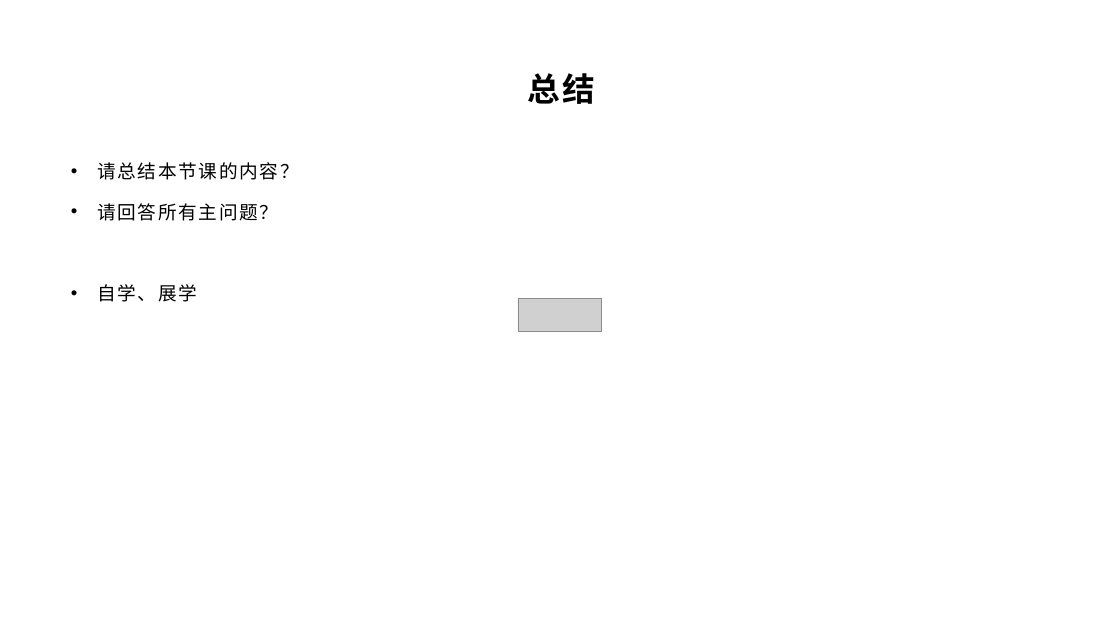
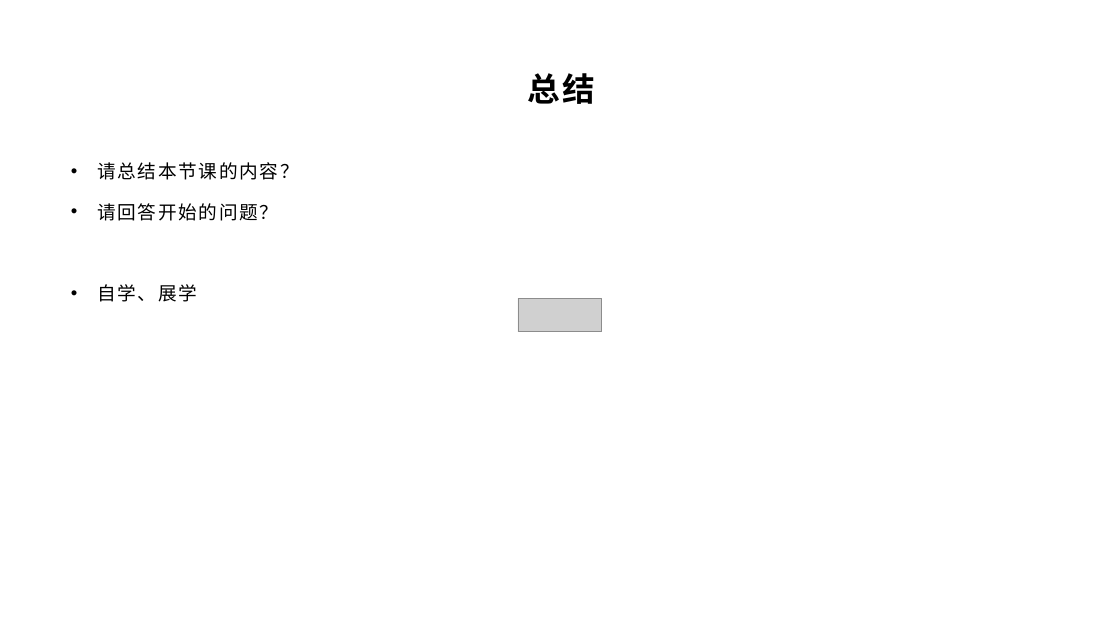
Before and after one commit to yyc-git/DeepLearningEdu, a slide deck: slide 31 of lessons/8_conv_layer_forward/ppt/卷积神经网络与卷积层的前向传播推导.pptx (slide 33 before the commit). Drawn at 1120x630 pixels with LibreOffice and Linux fonts; fonts in the diff are those of the drawing; grey boxes stand for pictures; background and template pictures are left out. Boxes give left, top, right and bottom in pixels: in the first picture for what was removed or moved away, otherwise in the second. Text is boxed around its words. In the diff, an @@ line names an element or a change of style, - is before the commit and + after.

```diff
--- a/lessons/8_conv_layer_forward/ppt/卷积神经网络与卷积层的前向传播推导.pptx
+++ b/lessons/8_conv_layer_forward/ppt/卷积神经网络与卷积层的前向传播推导.pptx
@@ text at (97, 203, 278, 221): text changed @@
-• 请回答所有主问题？
+• 请回答开始的问题？
```
Also in this commit, not shown: 7 other slides changed, 1 slide added, 3 slides removed, 19 other files.
